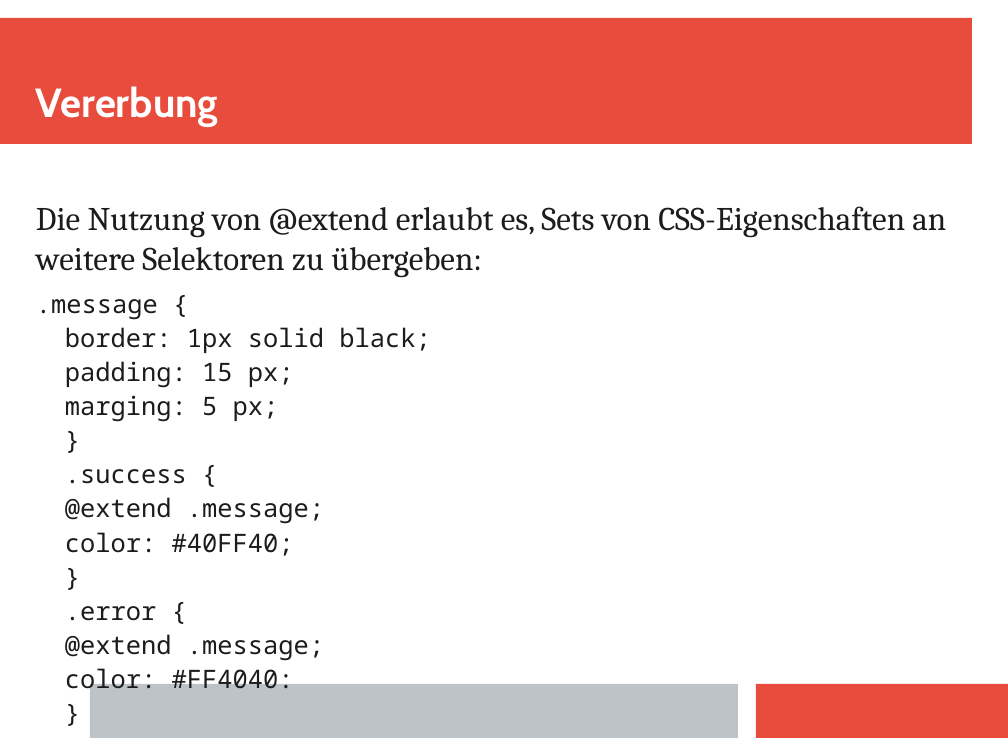
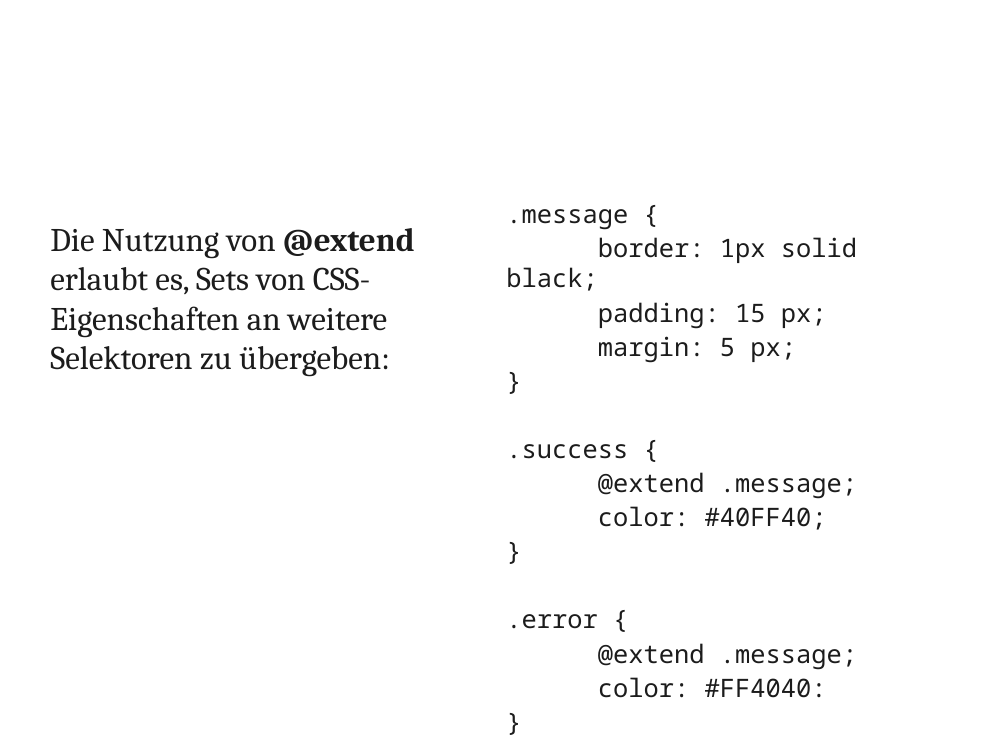
Before and after one commit to Skatgott/Sass-Demo, a slide deck: slide 9 of praesentation/praesentation.pptx. Drawn at 1008x756 pixels with LibreOffice and Linux fonts; fonts in the diff are those of the drawing; background and template pictures are left out. Boxes give left, top, right and bottom in pixels: in the first picture for what was removed or moved away, otherwise in the second. Text is boxed around its words. In the diff, an @@ line names an element or a change of style, - is before the commit and + after.

Commit message:
change presentation layout

```diff
--- a/praesentation/praesentation.pptx
+++ b/praesentation/praesentation.pptx
@@ rectangle removed at [0, 18, 972, 145] @@
@@ text "Vererbung": place and size @@
-text "Vererbung" at [36, 86, 218, 127]
+text "Vererbung" at [36, 59, 756, 131]
@@ text "Vererbung" at [36, 59, 756, 131]: bold off @@
@@ text at [36, 206, 946, 278]: paragraph removed @@
-Die Nutzung von @extend erlaubt es, Sets von CSS-Eigenschaften an weitere Selektoren zu übergeben:
@@ text ".message {": place and size @@
-text ".message {" at [36, 206, 946, 661]
+text ".message {" at [506, 209, 857, 670]
@@ text added at [50, 228, 414, 377], 26 pt, text #1C1C1C @@
+Die Nutzung von @extend erlaubt es, Sets von CSS-Eigenschaften an weitere Selektoren zu übergeben:
@@ text at [506, 237, 857, 670]: list level 2 to 1 in "border: 1px solid black;"; list level 2 to 1 in "padding: 15 px;"; list level 2 to 1 in "@extend .message;"; list level 2 to 1 in "color: #40FF40;"; list level 2 to 1 in "color: #FF4040:" @@
@@ text at [598, 336, 796, 363]: text changed @@
-  marging: 5 px;
+margin: 5 px;
@@ rectangle removed at [90, 684, 738, 738] @@
@@ rectangle removed at [756, 684, 1008, 738] @@
```
Also in this commit, not shown: 12 other slides changed.
